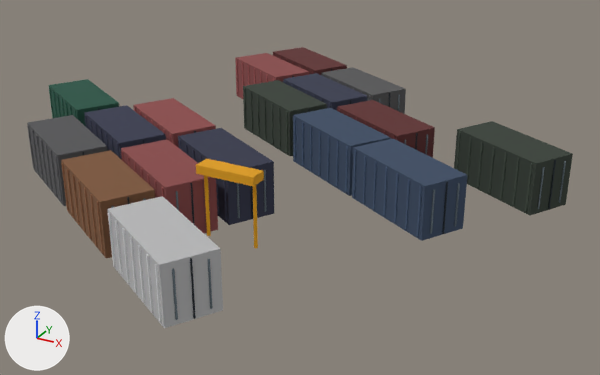
Before and after pictures for a commit that changed the glTF model data/models/board/scenery/saxarba/SMV_Seaport/SeaportSystem-01-Container-01-20Footer-3-07.glb.
One viewpoint serves both versions: a 50 mm lens placed at (53.0, -84.6, 41.1), pointed at (6.3, 0.3, -1.4). The axes (+X, +Y, +Z) are drawn at lower left. The lights are the same throughout. The older version comes first. Where no turn or scale is listed for an object, it has been applied to the vertices. Vertices at exactly the same position are counted once.

Names of what the first picture shows: 'SeaportSystem-01-Container-01-20Footer-3-07'.
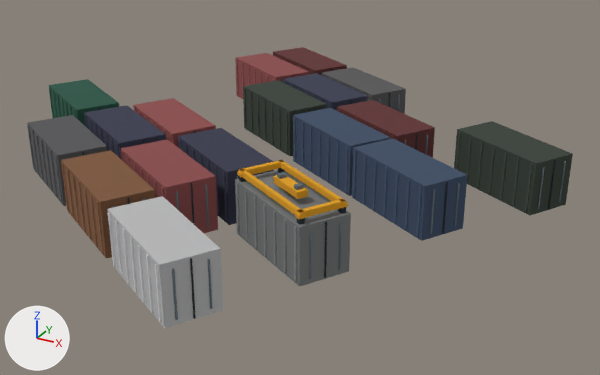
Commit message: seaport system

Edits to the bpy script that builds the scene:
```text
Add mat_container_grabbers:
    mat_container_grabbers = bpy.data.materials.new('container-grabbers')
    mat_container_grabbers.use_nodes = True; mat_container_grabbers.node_tree.nodes.clear()
    _N = mat_container_grabbers.node_tree.nodes; _L = mat_container_grabbers.node_tree.links
    n0 = _N.new('ShaderNodeBsdfPrincipled'); n0.name = 'Principled BSDF'
    n0.inputs[2].default_value = 1.0  # 'Roughness'
    n1 = _N.new('ShaderNodeOutputMaterial'); n1.name = 'Material Output'
    n2 = _N.new('ShaderNodeVertexColor'); n2.name = 'Color Attribute'
    _L.new(n0.outputs[0], n1.inputs[0])  # 'BSDF' to 'Surface'
    _L.new(n2.outputs[0], n0.inputs[0])  # 'Color' to 'Base Color'
Change me_seaportsystem_01_container_01_20footer_3_07:
    remove me_seaportsystem_01_container_01_20footer_3_07.from_pydata(...)  # 2472 vertices, 3708 faces; spans x -34.6..37.5, y -35.6..36.5, z 0.0..8.5
    add me_seaportsystem_01_container_01_20footer_3_07.from_pydata(...)  # 2712 vertices, 4068 faces; spans x -34.6..37.5, y -35.6..36.5, z 0.0..8.2
    me_seaportsystem_01_container_01_20footer_3_07 part 1: the loose piece of 8 vertices spanning x 4.8..11.8, y -19.6..-17.6, z 7.5..8.5 is scaled about its middle by (0.0309, 0.0866, 5.8), then moved by (0.0, 1.4, -4.7)
    me_seaportsystem_01_container_01_20footer_3_07 part 2: the loose piece of 8 vertices spanning x 4.8..5.1, y -16.8..-16.5, z 0.4..6.2 is copied, and the copy is moved by (5.1, -1.5, 0.0); it spans x 9.9..10.2, y -18.3..-18.0, z 0.4..6.2
    me_seaportsystem_01_container_01_20footer_3_07 part 3: the loose piece of 8 vertices spanning x 4.8..5.1, y -16.8..-16.5, z 0.4..6.2 is copied, and the copy is moved by (6.8, -2.5, 0.0); it spans x 11.6..12.0, y -19.3..-19.0, z 0.4..6.2
    me_seaportsystem_01_container_01_20footer_3_07 part 4: the loose piece of 8 vertices spanning x 12.8..13.1, y -29.3..-29.0, z 0.4..6.2 is copied, and the copy is moved by (0.6, 9.0, 0.0); it spans x 13.4..13.7, y -20.3..-20.0, z 0.4..6.2
    me_seaportsystem_01_container_01_20footer_3_07 part 5: the loose piece of 8 vertices spanning x 14.5..14.8, y -30.3..-30.0, z 0.4..6.2 is copied, and the copy is moved by (0.6, 9.0, 0.0); it spans x 15.1..15.4, y -21.3..-21.0, z 0.4..6.2
    me_seaportsystem_01_container_01_20footer_3_07 part 6: the loose piece of 8 vertices spanning x 14.5..14.8, y -30.3..-30.0, z 0.4..6.2 is copied, and the copy is moved by (2.3, 8.0, 0.0); it spans x 16.8..17.1, y -22.3..-22.0, z 0.4..6.2
    me_seaportsystem_01_container_01_20footer_3_07 part 7: the loose piece of 8 vertices spanning x 14.5..14.8, y -30.3..-30.0, z 0.4..6.2 is copied, and the copy is moved by (4.1, 7.0, 0.0); it spans x 18.6..18.9, y -23.3..-23.0, z 0.4..6.2
    me_seaportsystem_01_container_01_20footer_3_07 part 8: the loose piece of 8 vertices spanning x 11.1..11.6, y -18.8..-18.3, z 0.0..8.0 is scaled about its middle by (0.346, 0.346, 0.637), then moved by (8.6, -3.9, -0.9)
    me_seaportsystem_01_container_01_20footer_3_07 part 9: the loose piece of 8 vertices spanning x 5.1..5.6, y -18.8..-18.3, z 0.0..8.0 is scaled about its middle by (0.346, 0.346, 0.637), then moved by (16.3, -0.9, -0.9)
    me_seaportsystem_01_container_01_20footer_3_07 part 10: the loose piece of 8 vertices spanning x 14.5..14.8, y -30.3..-30.0, z 0.4..6.2 is copied, and the copy is scaled about its middle by (0.527, 0.658, 1.05), then moved by (6.1, 9.2, -0.1); it spans x 20.7..20.9, y -21.1..-20.9, z 0.2..6.2
    me_seaportsystem_01_container_01_20footer_3_07 part 11: the loose piece of 8 vertices spanning x 14.5..14.8, y -30.3..-30.0, z 0.4..6.2 is copied, and the copy is scaled about its middle by (2.3, 2.56, 0.121), then moved by (4.3, 7.6, 3.5), in mat_container_grabbers; it spans x 18.6..19.3, y -23.0..-22.2, z 6.4..7.1
    me_seaportsystem_01_container_01_20footer_3_07 part 12: the loose piece of 8 vertices spanning x 14.5..14.8, y -30.3..-30.0, z 0.4..6.2 is copied, and the copy is scaled about its middle by (3.34, 3.73, 0.069), then moved by (4.3, 7.6, 3.9), in mat_container_grabbers; it spans x 18.4..19.5, y -23.2..-22.1, z 7.0..7.4
    me_seaportsystem_01_container_01_20footer_3_07 part 13: the loose piece of 8 vertices spanning x 4.8..11.8, y -19.6..-17.6, z 7.5..8.5 is copied, and the copy is turned -30 degrees about the z axis through its middle and scaled by 0.681, then moved by (6.7, 0.9, -0.5), in mat_container_grabbers; it spans x 12.6..17.4, y -19.3..-15.9, z 7.1..7.9
    me_seaportsystem_01_container_01_20footer_3_07 part 14: the loose piece of 8 vertices spanning x 4.0..4.2, y -19.6..-19.5, z 0.2..6.2 is copied, and the copy is scaled about its middle by (4.84, 5.2, 0.0656), then moved by (12.3, 1.1, 4.8), in mat_container_grabbers; it spans x 16.0..16.9, y -18.9..-18.0, z 7.8..8.2
    me_seaportsystem_01_container_01_20footer_3_07 part 15: 48 vertices added at x 7.8..22.2, y -23.4..-11.8, z 0.0..8.2
    other edits to the shape of me_seaportsystem_01_container_01_20footer_3_07 do not show in these pictures
    add me_seaportsystem_01_container_01_20footer_3_07.materials.append(mat_container_grabbers)
```

Boxes [x1, y1, x2, y2] around the edits, measured in the pictures (600 x 375 px; the box of a moved part takes in the faces that stretch with it):
part 1 of me_seaportsystem_01_container_01_20footer_3_07, moved or reshaped: before [196, 159, 264, 186]; after [236, 183, 240, 233]
part 2 of me_seaportsystem_01_container_01_20footer_3_07, added: after [245, 190, 248, 241]
part 3 of me_seaportsystem_01_container_01_20footer_3_07, added: after [254, 197, 257, 248]
part 4 of me_seaportsystem_01_container_01_20footer_3_07, added: after [263, 203, 267, 256]
part 5 of me_seaportsystem_01_container_01_20footer_3_07, added: after [273, 211, 276, 264]
part 6 of me_seaportsystem_01_container_01_20footer_3_07, added: after [283, 218, 287, 273]
part 7 of me_seaportsystem_01_container_01_20footer_3_07, added: after [294, 226, 297, 281]
part 8 of me_seaportsystem_01_container_01_20footer_3_07, moved or reshaped: before [252, 185, 258, 248]; after [309, 231, 312, 279]
part 9 of me_seaportsystem_01_container_01_20footer_3_07, moved or reshaped: before [204, 175, 211, 236]; after [339, 223, 342, 270]
part 10 of me_seaportsystem_01_container_01_20footer_3_07, added: after [324, 222, 327, 278]
part 11 of me_seaportsystem_01_container_01_20footer_3_07, added: after [297, 218, 305, 224]
part 12 of me_seaportsystem_01_container_01_20footer_3_07, added: after [295, 212, 306, 219]
part 13 of me_seaportsystem_01_container_01_20footer_3_07, added: after [273, 175, 308, 199]
part 14 of me_seaportsystem_01_container_01_20footer_3_07, added: after [294, 183, 304, 190]
part 15 of me_seaportsystem_01_container_01_20footer_3_07, added: after [235, 160, 351, 287]
